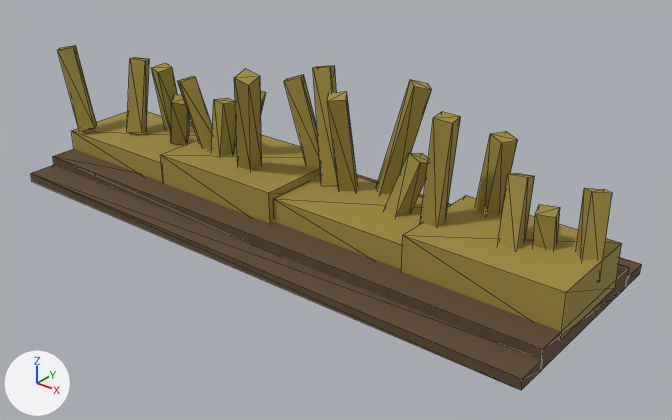
The glTF model assets/models/settlement/crop_row.glb as it was, and as the next commit left it.
Both versions are drawn from a 50 mm camera at (54.3, -63.1, 41.7) aimed at (4.0, -0.2, 2.7). Lighting does not change. The marker at lower left points along +X, +Y and +Z. The older version comes first. Mesh edges are drawn as thin lines. Where no turn or scale is listed for an object, it has been applied to the vertices. Vertices at exactly the same position are counted once.

The first picture shows 'crop', 'dirt'.
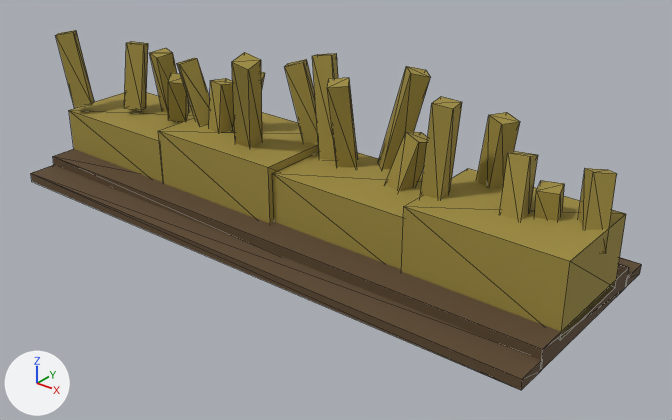
Where the newer file only moved an object's origin or applied its transform, the numbers keep the older frame.

Boxes (x1, y1, x2, y2) around the edits, measured in the pictures (672 x 420 px; the box of a moved part takes in the faces that stretch with it):
```json
{"object": "crop", "change": "reshaped, moved, turned, rescaled", "before": [58, 45, 622, 339], "after": [55, 30, 626, 338]}
{"part": 1, "of": "me_cube_024", "change": "moved or reshaped", "before": [576, 188, 612, 282], "after": [69, 92, 194, 182]}
{"part": 2, "of": "me_cube_024", "change": "moved or reshaped", "before": [58, 45, 622, 339], "after": [55, 30, 626, 338]}
```

The change, as JSON lines over the scene's bpy script:
```json
{"block": "me_cube_024", "where": "# used by ob_crop; parent = ob_crop_row; location = (28.6, 2.095, 7.077); rotation_euler = (-0.264, 0.106, 0.741), in degrees (-15, 6.1, 42); scale = (1.7, 1.7, 7.29)"}
{"op": "remove", "block": "me_cube_024", "code": "me_cube_024.from_pydata(...)  # 176 vertices, 264 faces; spans x -28.7..2.2, y -3.2..25.0, z -1.0..1.5"}
{"op": "add", "block": "me_cube_024", "code": "me_cube_024.from_pydata(...)  # 176 vertices, 264 faces; spans x -31.1..30.2, y -5.7..6.4, z 1.2..17.5"}
{"block": "me_cube_024", "change": "me_cube_024 part 1: the loose piece of 8 vertices spanning x -0.5..0.5, y -0.5..0.5, z -0.5..0.5 is scaled about its middle by (15, 9.5, 5.4), then moved by (-22.5, -0.4, 3.9)"}
{"block": "me_cube_024", "change": "me_cube_024 part 2: 168 of 176 vertices moved; they spanned x -28.7..2.2, y -3.2..25.0, z -1.0..1.5 and now span x -31.1..30.2, y -5.7..6.4, z 1.2..17.5; mean shift (14.8, -10.5, 9.2); largest move (-8.4, 3.0, -0.4) -> (30.0, -5.0, 8.2)"}
{"op": "set", "path": "ob_crop.rotation_euler", "old": "(-0.264, 0.106, 0.741)", "new": "(0.0, 0.0, 0.0)", "note": "degrees (-15, 6.1, 42) -> degrees (0, 0, 0)"}
{"op": "set", "path": "ob_crop.scale", "old": "(1.7, 1.7, 7.29)", "new": "(1.0, 1.0, 1.0)"}
{"op": "set", "path": "ob_crop.location", "old": "(28.6, 2.095, 7.077)", "new": "(0.0, 0.0, 0.0)"}
```
